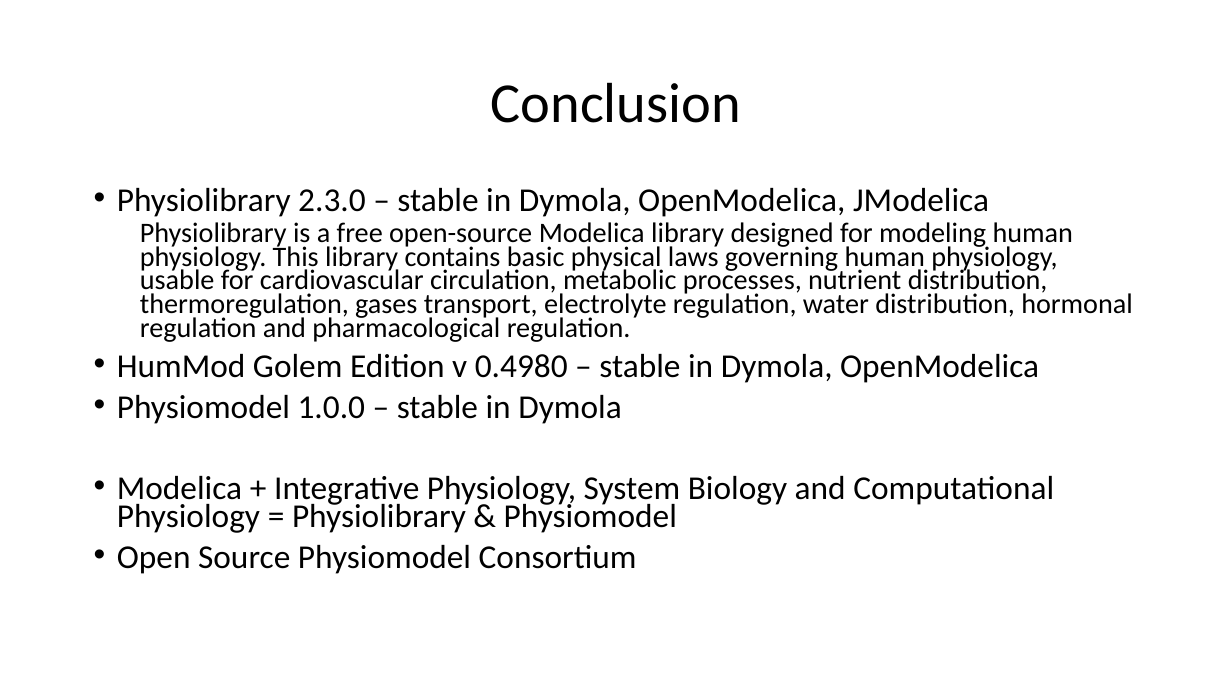
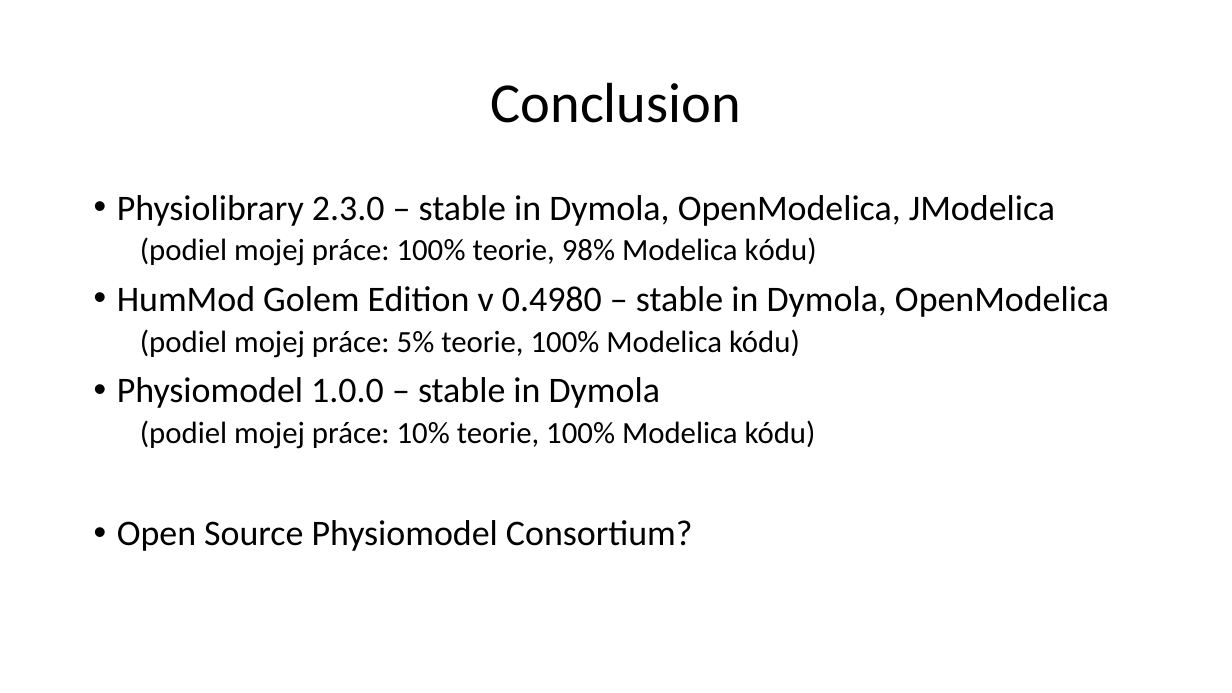
Before and after one commit to MarekMatejak/dissertation, a slide deck: slide 34 of obhajoba.ppt (slide 32 before the commit). Drawn at 1232x693 pixels with LibreOffice and Linux fonts; fonts in the diff are those of the drawing. Boxes give left, top, right and bottom in pixels: in the first picture for what was removed or moved away, otherwise in the second. Text is boxed around its words. In the diff, an @@ line names an element or a change of style, - is before the commit and + after.

```diff
--- a/obhajoba.ppt
+++ b/obhajoba.ppt
@@ text at bbox=[117, 195, 1109, 408]: size 26 to 28 pt in "Physiolibrary 2.3.0 – stable in Dymola, OpenModelica, ...", "HumMod Golem Edition v 0.4980 – stable ...", "Physiomodel 1.0.0 – stable in Dymola"; line spacing 0.7 to 0.9 @@
@@ text at bbox=[140, 237, 817, 266]: text changed; size 22 to 24 pt @@
-  Physiolibrary is a free open-source Modelica library designed for modeling human physiology. This library contains basic physical laws governing human physiology, usable for cardiovascular circulation, metabolic processes, nutrient distribution, thermoregulation, gases transport, electrolyte regulation, water distribution, hormonal regulation and pharmacological regulation.
+  (podiel mojej práce: 100% teorie, 98% Modelica kódu)
@@ text at bbox=[140, 329, 800, 358]: paragraph added @@
+  (podiel mojej práce: 5% teorie, 100% Modelica kódu)
@@ text at bbox=[117, 420, 816, 551]: text changed; size 26 to 24 pt @@
-• Modelica + Integrative Physiology, System Biology and Computational Physiology = Physiolibrary & Physiomodel
-• Open Source Physiomodel Consortium
+  (podiel mojej práce: 10% teorie, 100% Modelica kódu)
+• Open Source Physiomodel Consortium?
```
Also in this commit, not shown: 11 other slides changed, 2 slides added.
